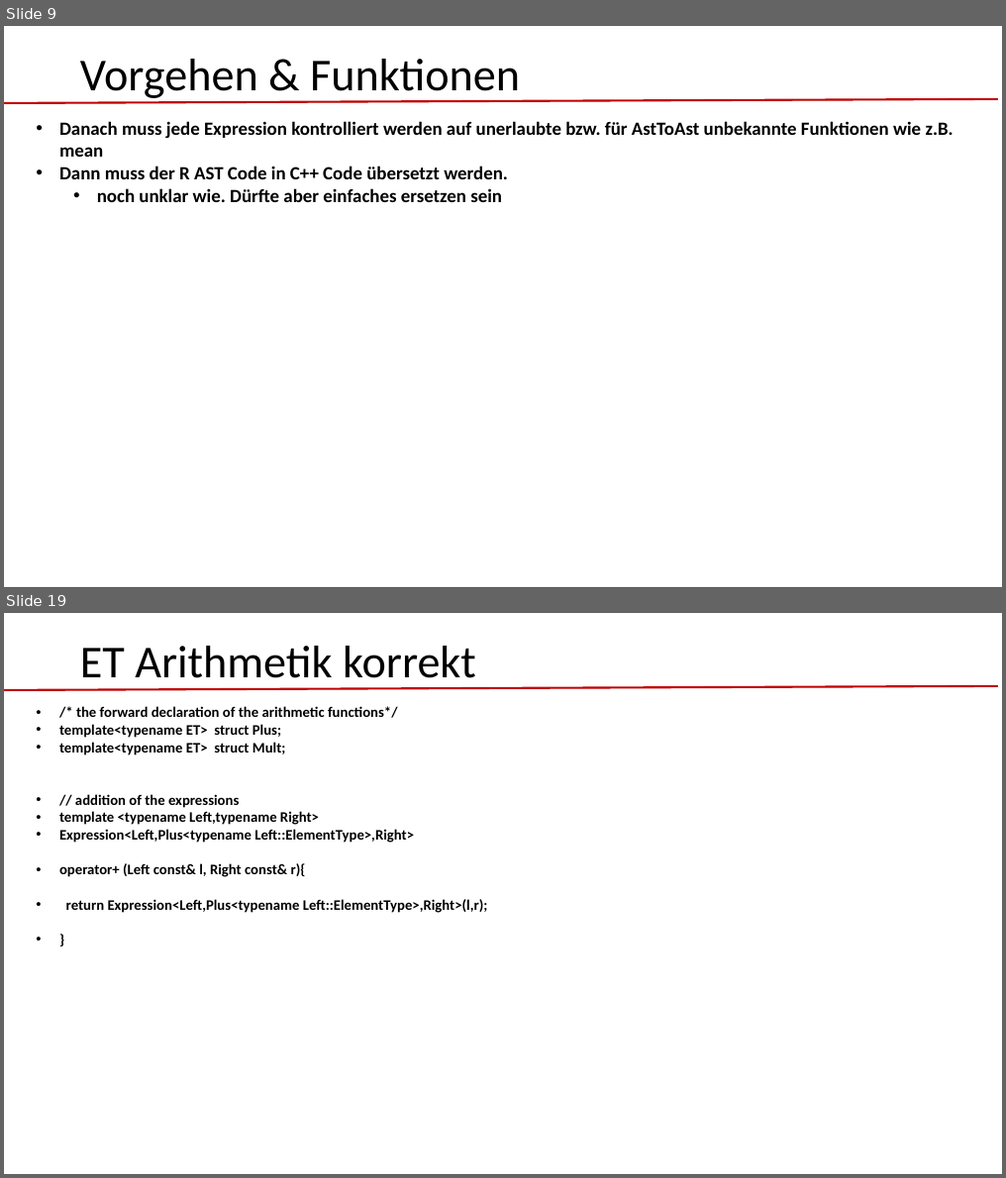
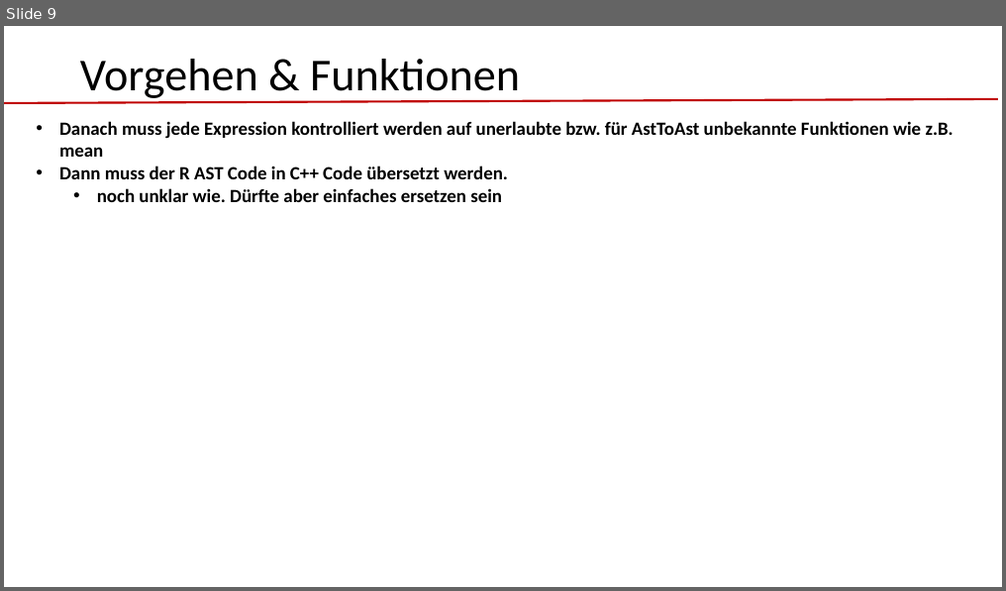
Before and after one commit to Konrad1991/ast2ast, a slide deck: vorgehen.pptx. Shown one above the other, each under a label of ours: slides 9 and 19 before the commit, slide 9 after it; the slides between them are not shown. The pictures are 1006x1178 and 1006x591 pixels, drawn with LibreOffice and Linux fonts; fonts in the diff are those of the drawing. Boxes give left, top, right and bottom in pixels: in the first picture for what was removed or moved away, otherwise in the second. Text is boxed around its words. In the diff, an @@ line names an element or a change of style, - is before the commit and + after.

```diff
--- a/vorgehen.pptx
+++ b/vorgehen.pptx
@@ slide 19 removed at [4,613,1002,1174], background #FFFFFF @@
@@ title removed at [80,646,476,689] @@
-ET Arithmetik korrekt
@@ line removed from (4, 690) to (998, 686) @@
@@ text removed at [59,706,488,913] @@
-• /* the forward declaration of the arithmetic functions*/
-• template<typename ET> struct Plus;
-• template<typename ET> struct Mult;
-• // addition of the expressions
-• template <typename Left,typename Right>
-• Expression<Left,Plus<typename Left::ElementType>,Right>
-• operator+ (Left const& l, Right const& r){
-• return Expression<Left,Plus<typename Left::ElementType>,Right>(l,r);
-• }
```
Also in this commit, not shown: 1 slide added, 12 other slides removed, 24 other files.
